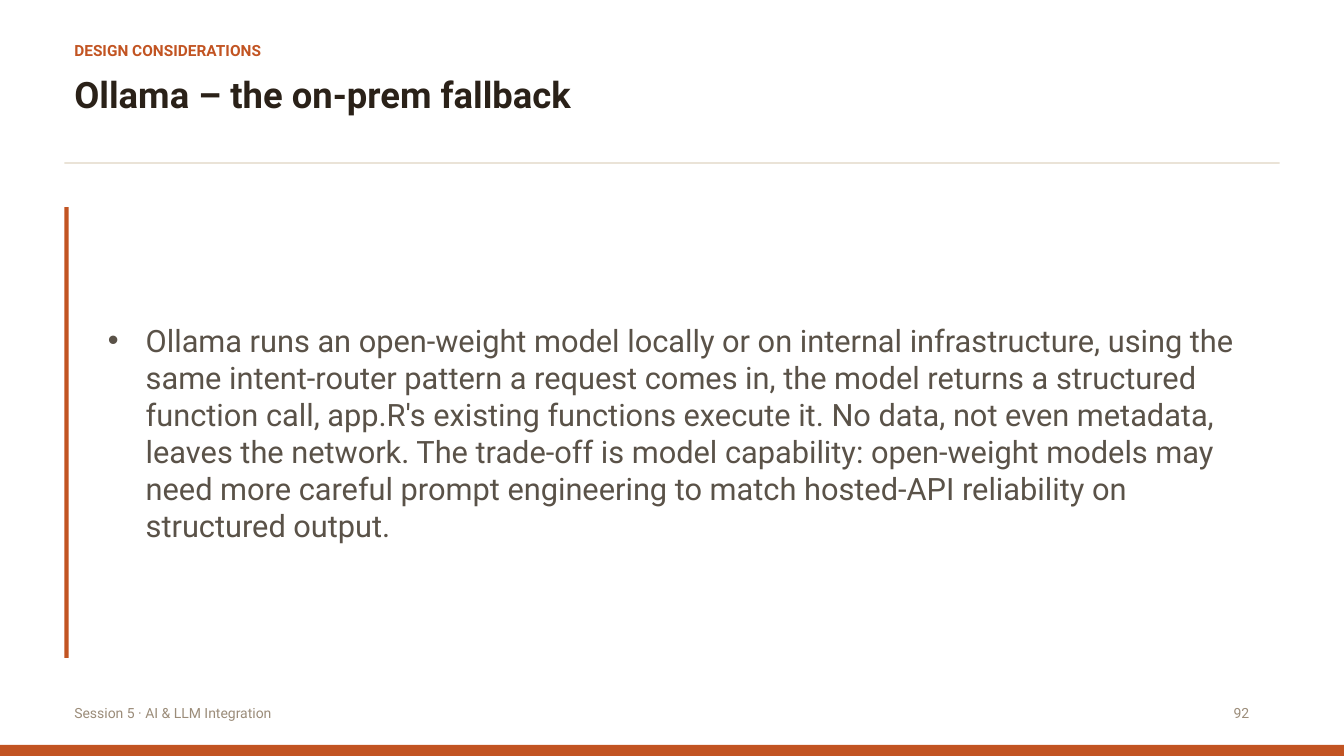
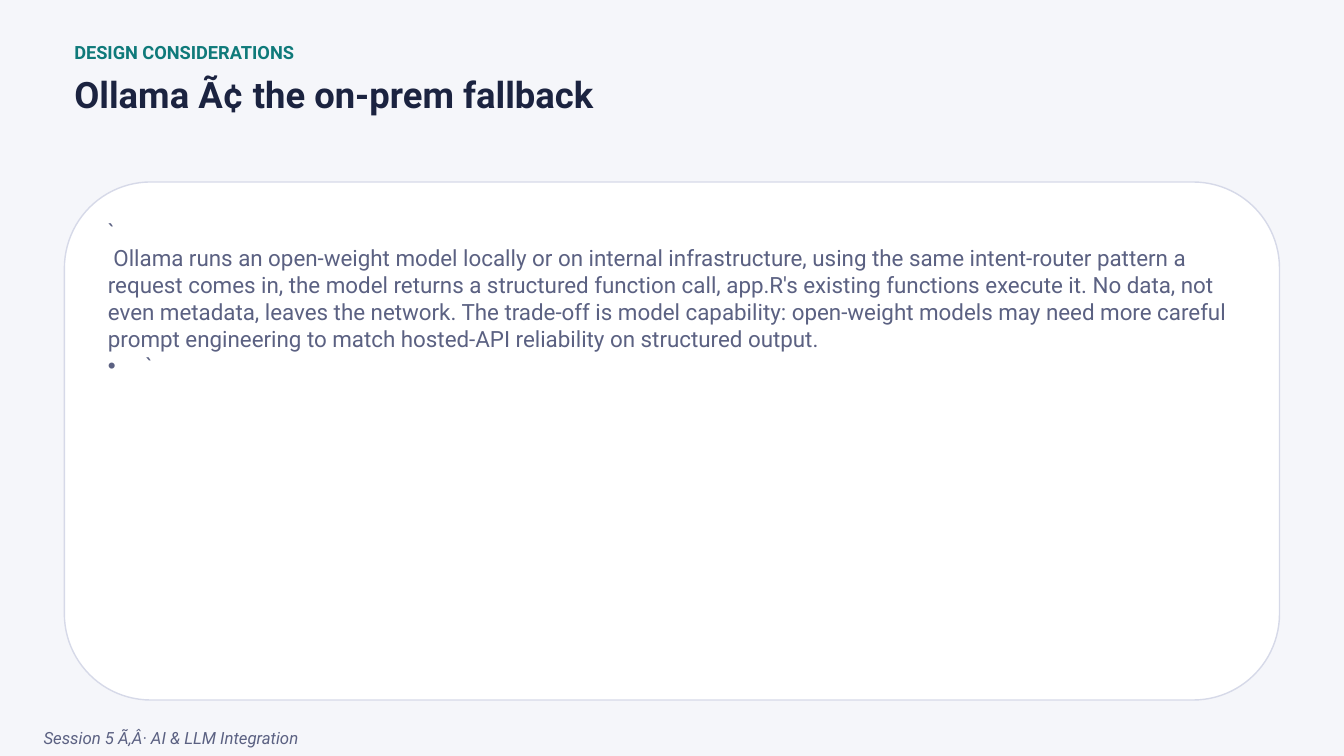
Before and after one commit to itsmdivakaran/IASCT-RShiny-Workshop, a slide deck: slide 92 of IASCT_Shiny_Workshop.pptx (slide 111 before the commit). Drawn at 1344x756 pixels with LibreOffice and Linux fonts; fonts in the diff are those of the drawing. Boxes give left, top, right and bottom in pixels: in the first picture for what was removed or moved away, otherwise in the second. Text is boxed around its words. In the diff, an @@ line names an element or a change of style, - is before the commit and + after.

```diff
--- a/IASCT_Shiny_Workshop.pptx
+++ b/IASCT_Shiny_Workshop.pptx
@@ background #FFFFFF to #F5F6FA @@
@@ text "DESIGN CONSIDERATIONS" at box(74, 46, 294, 59): size 11 to 13 pt, text colour #C25422 to #0F7A7A @@
@@ text at box(74, 75, 593, 116): text changed; text colour #2A2118 to #1B2340 @@
-Ollama – the on-prem fallback
+Ollama Ã¢ the on-prem fallback
@@ rectangle removed at box(65, 162, 1280, 163) @@
@@ rectangle removed at box(65, 208, 69, 658) @@
@@ rounded rectangle added at box(65, 182, 1280, 701), fill #FFFFFF, outline #D6D9E8 1 pt @@
@@ text "` Ollama runs an open-weight ..." at box(108, 249, 1226, 352): vertical alignment middle to top @@
@@ text at box(108, 249, 1226, 352): text changed; size 22 to 16 pt; text colour #5A5248 to #5B6182 @@
-• Ollama runs an open-weight model locally or on internal infrastructure, using the same intent-router pattern a request comes in, the model returns a structured function call, app.R's existing functions execute it. No data, not even metadata, leaves the network. The trade-off is model capability: open-weight models may need more careful prompt engineering to match hosted-API reliability on structured output.
+• `
+  Ollama runs an open-weight model locally or on internal infrastructure, using the same intent-router pattern a request comes in, the model returns a structured function call, app.R's existing functions execute it. No data, not even metadata, leaves the network. The trade-off is model capability: open-weight models may need more careful prompt engineering to match hosted-API reliability on structured output.
+  `
@@ text removed at box(1234, 708, 1250, 718) @@
-92
@@ rectangle removed at box(0, 745, 1344, 756) @@
@@ text at box(44, 729, 298, 748): text changed; size 10 to 12 pt; text colour #9B8C79 to #5B6182; italic on @@
-Session 5 · AI & LLM Integration
+Session 5 Ã‚Â· AI & LLM Integration
```
Also in this commit, not shown: 105 other slides changed, 2 slides added, 21 slides removed, 5 other files.
